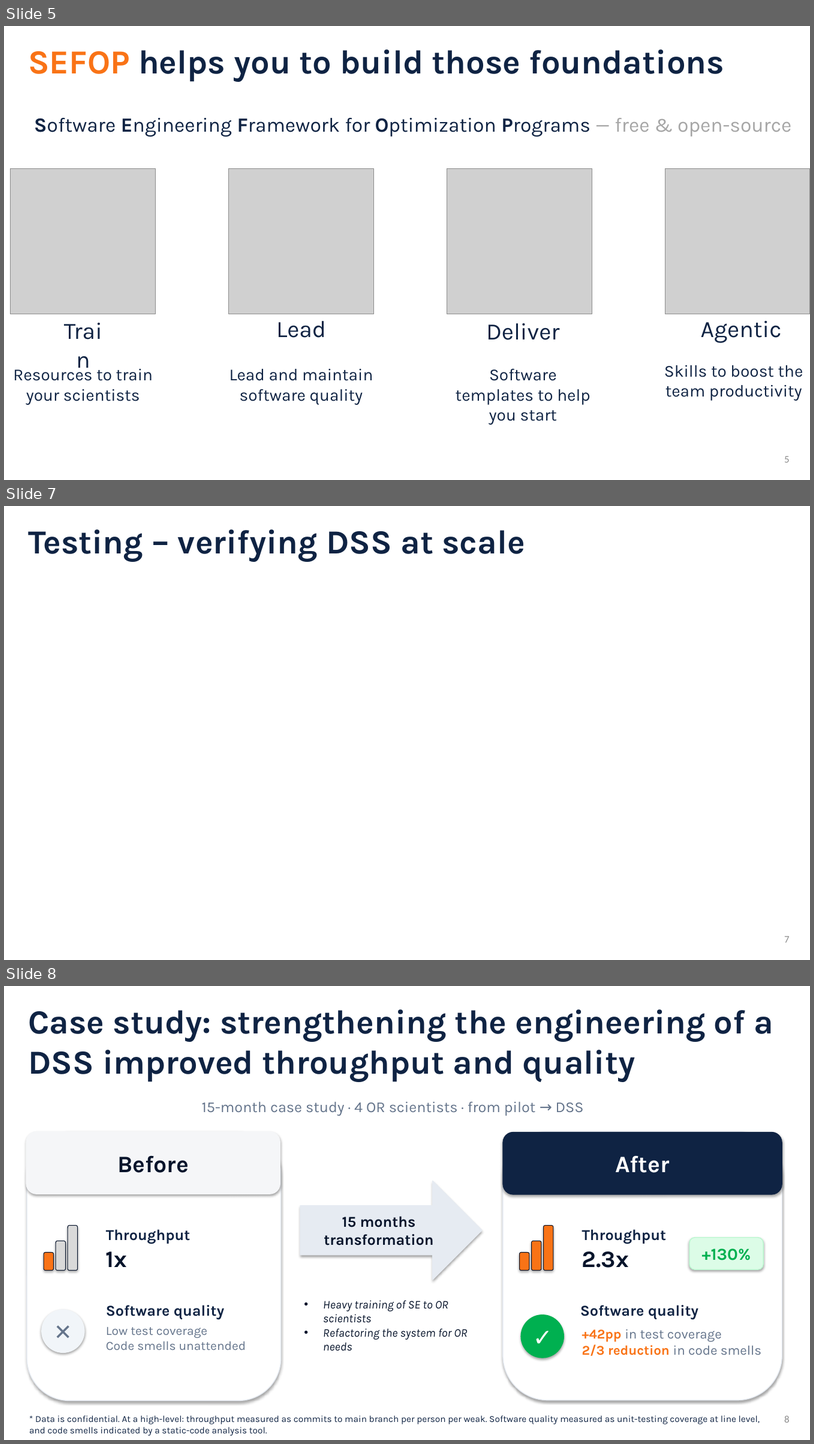
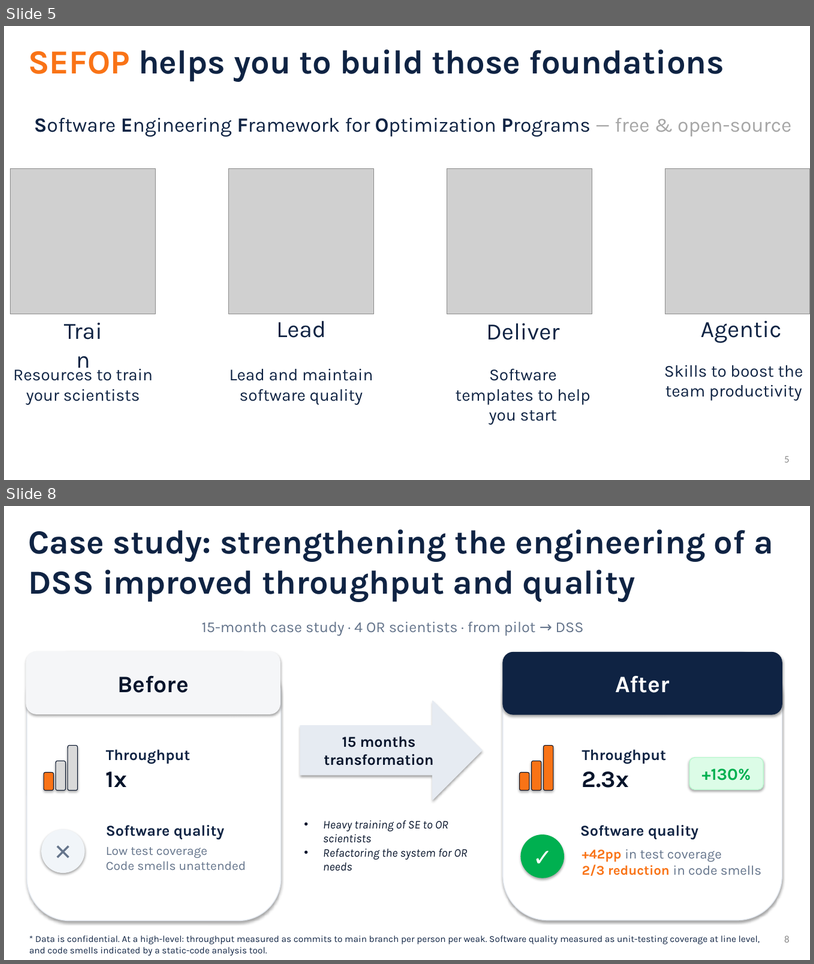
Before and after one commit to sefop/sefop-training-hub, a slide deck: workshops/2026-11-01-informs-annual-meeting/SEFOP Informs Annual Meeting 2026.pptx. Shown one above the other, each under a label of ours: slides 5, 7 and 8 before the commit, slides 5 and 8 after it; the slides between them are not shown. The pictures are 814x1444 and 814x964 pixels, drawn with LibreOffice and Linux fonts; fonts in the diff are those of the drawing; grey boxes stand for pictures. Boxes give left, top, right and bottom in pixels: in the first picture for what was removed or moved away, otherwise in the second. Text is boxed around its words. In the diff, an @@ line names an element or a change of style, - is before the commit and + after.

```diff
--- a/workshops/2026-11-01-informs-annual-meeting/SEFOP Informs Annual Meeting 2026.pptx
+++ b/workshops/2026-11-01-informs-annual-meeting/SEFOP Informs Annual Meeting 2026.pptx
@@ slide 7 removed at [4,506,810,960], background #FFFFFF @@
@@ text removed at [28,529,525,562] @@
-Testing – verifying DSS at scale
@@ page number removed at [785,936,789,942] @@
-7
```
Also in this commit, not shown: 1 slide changed, 2 slides added, 1 other slide removed.
